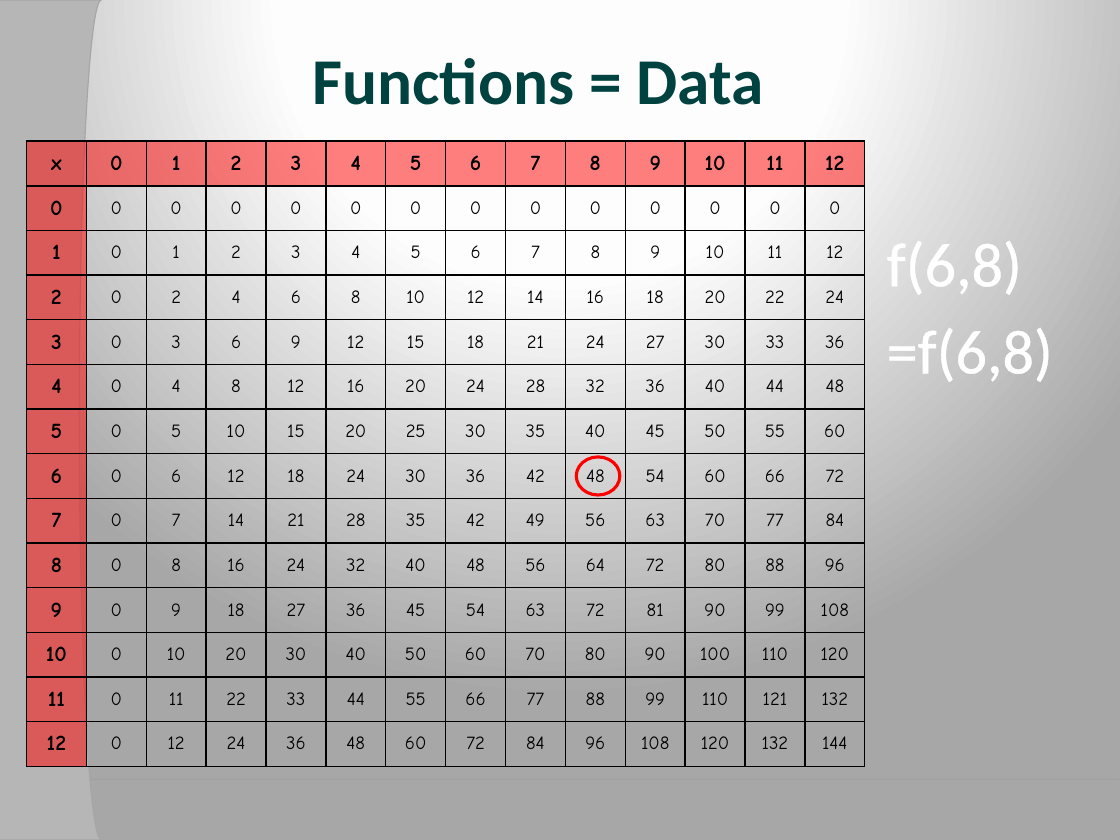
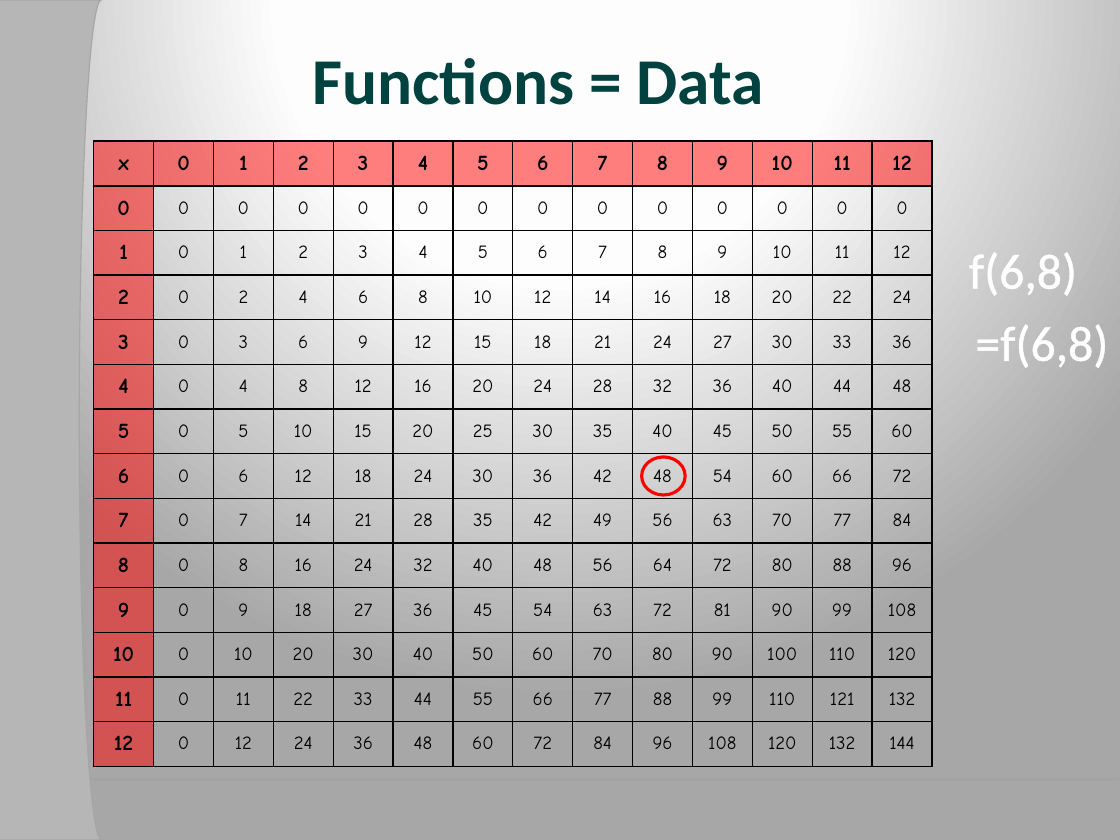
Before and after one commit to forki/NaturalSpec, a slide deck: slide 5 of slides/NaturalSpec_ADC2011_German.pptx. Drawn at 1120x840 pixels with LibreOffice and Linux fonts; fonts in the diff are those of the drawing; background and template pictures are left out. Boxes give left, top, right and bottom in pixels: in the first picture for what was removed or moved away, otherwise in the second. Text is boxed around its words. In the diff, an @@ line names an element or a change of style, - is before the commit and + after.

```diff
--- a/slides/NaturalSpec_ADC2011_German.pptx
+++ b/slides/NaturalSpec_ADC2011_German.pptx
@@ table: place and size @@
-table at (27,141,858,766)
+table at (94,141,925,766)
@@ text "f(6,8)": place and size @@
-text "f(6,8)" at (887,227,1022,303)
+text "f(6,8)" at (969,252,1077,296)
@@ text "f(6,8)" at (969,252,1077,296): size 40 to 32 pt @@
@@ text "=f(6,8)" at (975,324,1108,368): size 40 to 32 pt @@
@@ text "=f(6,8)": place and size @@
-text "=f(6,8)" at (887,328,1053,382)
+text "=f(6,8)" at (975,324,1108,368)
@@ ellipse: place and size @@
-ellipse at (577,457,620,495)
+ellipse at (642,457,685,495)
```
Also in this commit, not shown: 1 other slide changed, 2 slides added, 2 slides removed.
